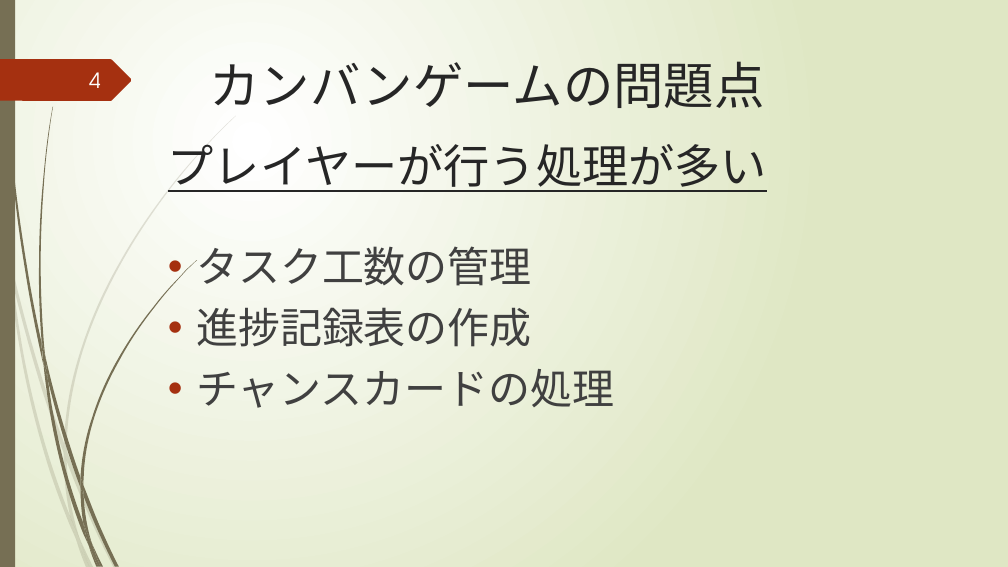
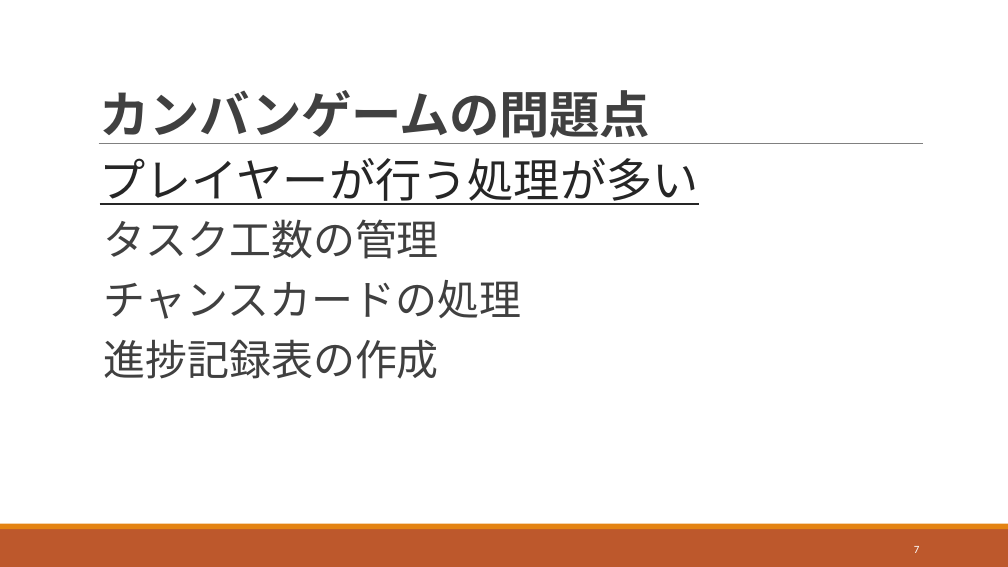
Before and after one commit to igakilab/sotuken_maeda, a slide deck: slide 7 of 卒研発表.pptx (slide 4 before the commit). Drawn at 1008x567 pixels with LibreOffice and Linux fonts; fonts in the diff are those of the drawing. Boxes give left, top, right and bottom in pixels: in the first picture for what was removed or moved away, otherwise in the second. Text is boxed around its words. In the diff, an @@ line names an element or a change of style, - is before the commit and + after.

Commit message:
今日のフィードバックをメモにまとめた

```diff
--- a/卒研発表.pptx
+++ b/卒研発表.pptx
@@ background gradient #FFFFFF to #DFE8C4 to #FFFFFF @@
@@ rectangle removed at <box>0,0,15,567</box> @@
@@ title "カンバンゲームの問題点": place and size @@
-title "カンバンゲームの問題点" at <box>209,61,764,108</box>
+title "カンバンゲームの問題点" at <box>100,90,650,144</box>
@@ title "カンバンゲームの問題点" at <box>100,90,650,144</box>: font TeX Gyre Adventor to Calibri, text colour #262626 to #404040, letter spacing 0 to -0.5 pt, bold on; line spacing 1 to 0.85; vertical alignment top to bottom @@
@@ freeform shape removed at <box>0,59,132,101</box> @@
@@ page number removed at <box>89,72,101,88</box> @@
-4
@@ text "プレイヤーが行う処理が多い": place and size @@
-text "プレイヤーが行う処理が多い" at <box>168,144,767,192</box>
+text "プレイヤーが行う処理が多い" at <box>100,158,699,205</box>
@@ text "プレイヤーが行う処理が多い" at <box>100,158,699,205</box>: font TeX Gyre Adventor to Calibri @@
@@ line added from (99, 144) to (923, 144), #808080 0.5 pt @@
@@ text "タスク工数の管理": place and size @@
-text "タスク工数の管理" at <box>196,246,614,408</box>
+text "タスク工数の管理" at <box>103,219,521,379</box>
@@ text at <box>103,219,439,379</box>: font TeX Gyre Adventor to Calibri in "タスク工数の管理", "進捗記録表の作成"; bullet • to  ; line spacing 1 to 0.9; more space between paragraphs; bullet colour #A53010 to #E48312 @@
@@ text at <box>103,280,521,319</box>: paragraph added @@
+  チャンスカードの処理
@@ text at <box>196,369,614,408</box>: paragraph removed @@
-• チャンスカードの処理
@@ rectangle added at <box>0,529,1008,567</box>, fill #BD582C @@
@@ rectangle added at <box>0,524,1008,529</box>, fill #E48312 @@
@@ group removed at <box>0,116,236,567</box>: 10 freeform shapes @@
@@ group removed at <box>2,0,197,567</box>: 12 freeform shapes @@
@@ page number added at <box>914,546,920,553</box>, 10.5 pt, text #FFFFFF @@
+7
```
Also in this commit, not shown: 5 other slides changed, 14 slides added, 4 slides removed, 5 other files.
